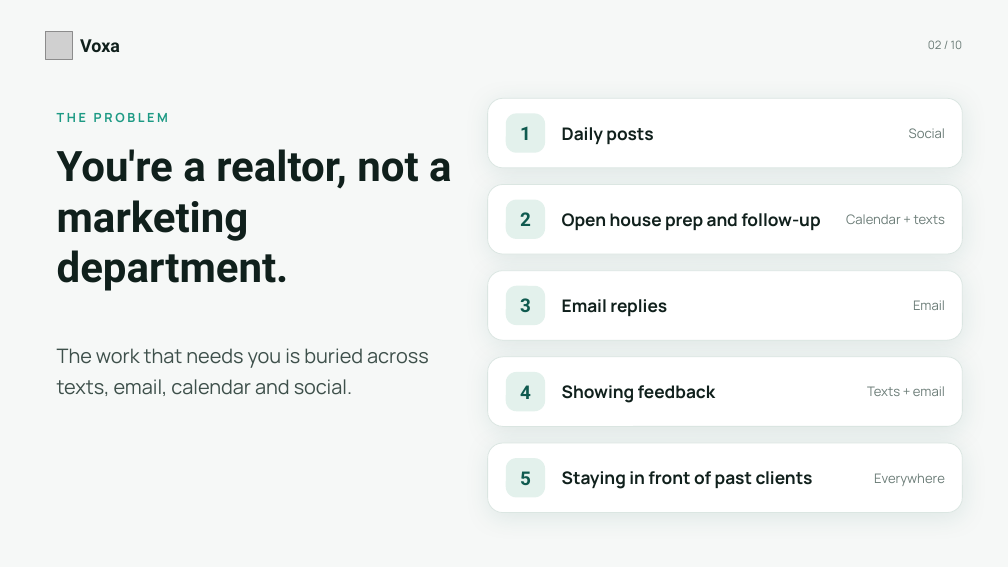
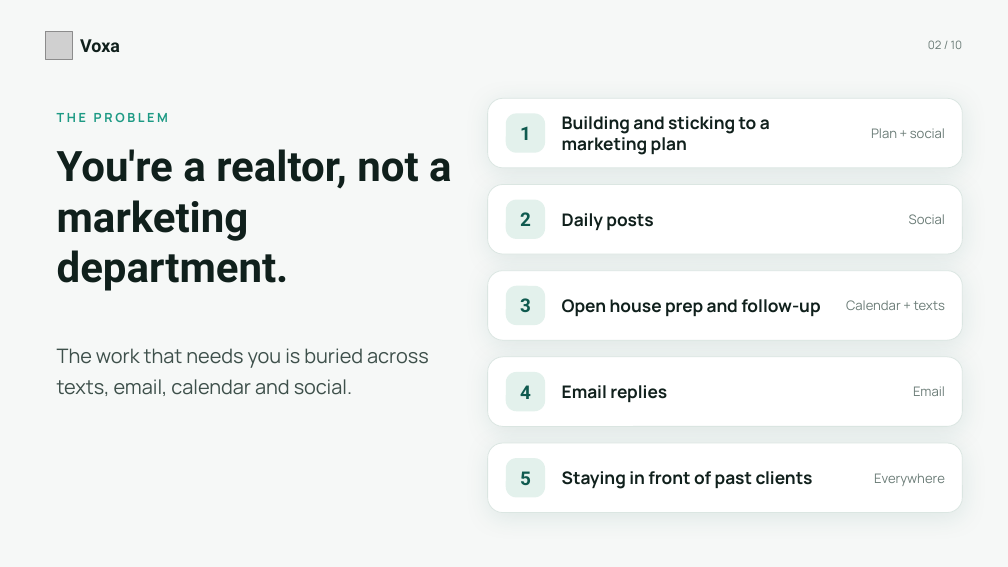
Before and after one commit to eriqbre/voxa-site, a slide deck: slide 2 of pitch/voxa-pitch.pptx. Drawn at 1008x567 pixels with LibreOffice and Linux fonts; fonts in the diff are those of the drawing; grey boxes stand for pictures. Boxes give left, top, right and bottom in pixels: in the first picture for what was removed or moved away, otherwise in the second. Text is boxed around its words. In the diff, an @@ line names an element or a change of style, - is before the commit and + after.

```diff
--- a/pitch/voxa-pitch.pptx
+++ b/pitch/voxa-pitch.pptx
@@ text at (x1=562, y1=116, x2=770, y2=155): text changed @@
-Daily posts
+Building and sticking to a marketing plan
@@ text at (x1=871, y1=128, x2=945, y2=138): text changed @@
-Social
+Plan + social
@@ text at (x1=562, y1=213, x2=653, y2=230): text changed @@
-Open house prep and follow-up
+Daily posts
@@ text at (x1=909, y1=214, x2=945, y2=224): text changed @@
-Calendar + texts
+Social
@@ text at (x1=562, y1=299, x2=820, y2=316): text changed @@
-Email replies
+Open house prep and follow-up
@@ text at (x1=846, y1=300, x2=945, y2=310): text changed @@
-Email
+Calendar + texts
@@ text at (x1=562, y1=385, x2=667, y2=402): text changed @@
-Showing feedback
+Email replies
@@ text at (x1=913, y1=386, x2=945, y2=396): text changed @@
-Texts + email
+Email
```
Also in this commit, not shown: 4 other slides changed, 13 other files.
